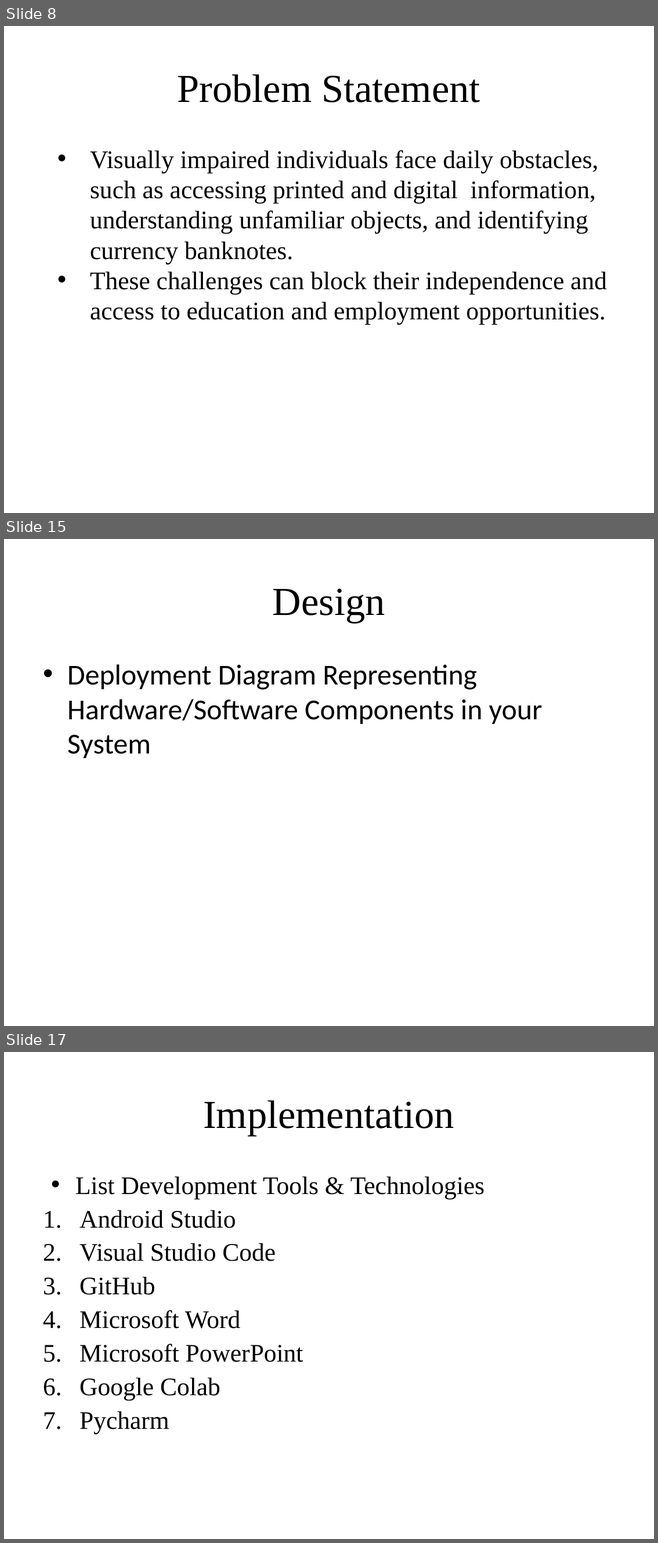
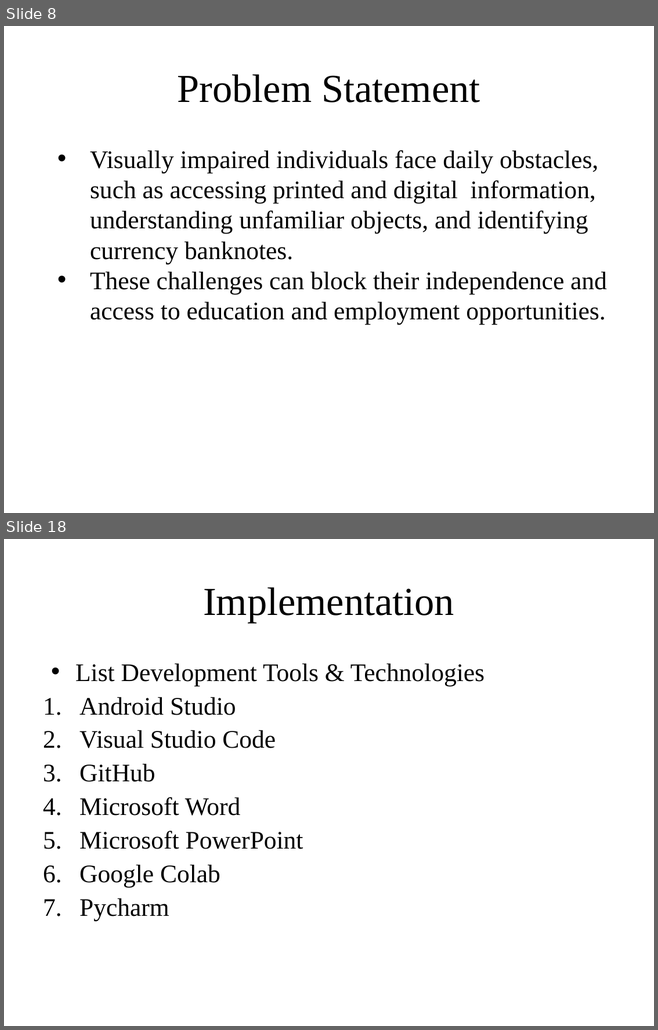
Before and after one commit to usama1123456789/AIEYEGUIDE_FYP1, a slide deck: 07.1 - FYP Presentation_SDP1 (2).pptx. Shown one above the other, each under a label of ours: slides 8, 15 and 17 before the commit, slides 8 and 18 after it; the slides between them are not shown. The pictures are 658x1543 and 658x1030 pixels, drawn with LibreOffice and Linux fonts; fonts in the diff are those of the drawing; background and template pictures are left out. Boxes give left, top, right and bottom in pixels: in the first picture for what was removed or moved away, otherwise in the second. Text is boxed around its words. In the diff, an @@ line names an element or a change of style, - is before the commit and + after.

```diff
--- a/07.1 - FYP Presentation_SDP1 (2).pptx
+++ b/07.1 - FYP Presentation_SDP1 (2).pptx
@@ slide 15 removed at bbox=[4, 539, 654, 1026], background picture (left out) @@
@@ title removed at bbox=[273, 588, 385, 623] @@
-Design
@@ text removed at bbox=[67, 664, 542, 758] @@
-• Deployment Diagram Representing Hardware/Software Components in your System
@@ what was slide 17 is now slide 18 @@
```
Also in this commit, not shown: 4 slides changed, 10 slides added, 16 other slides removed.
